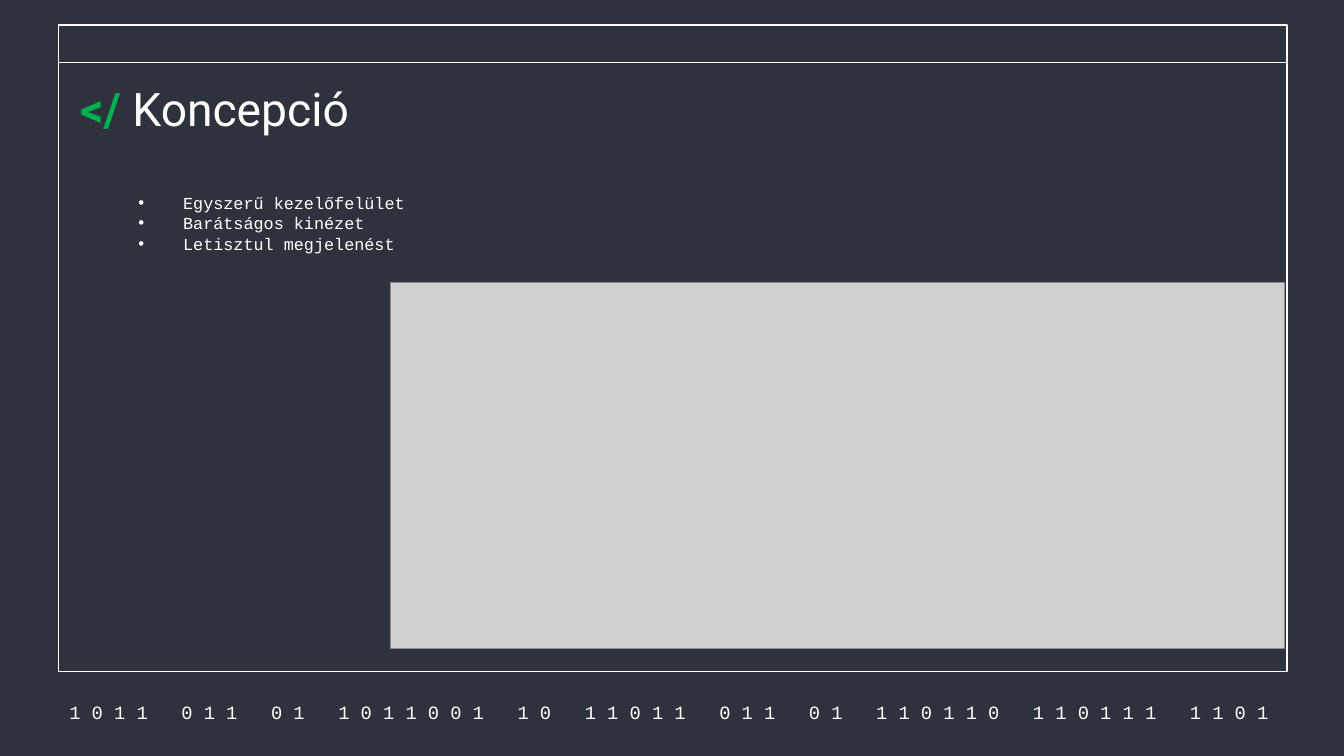
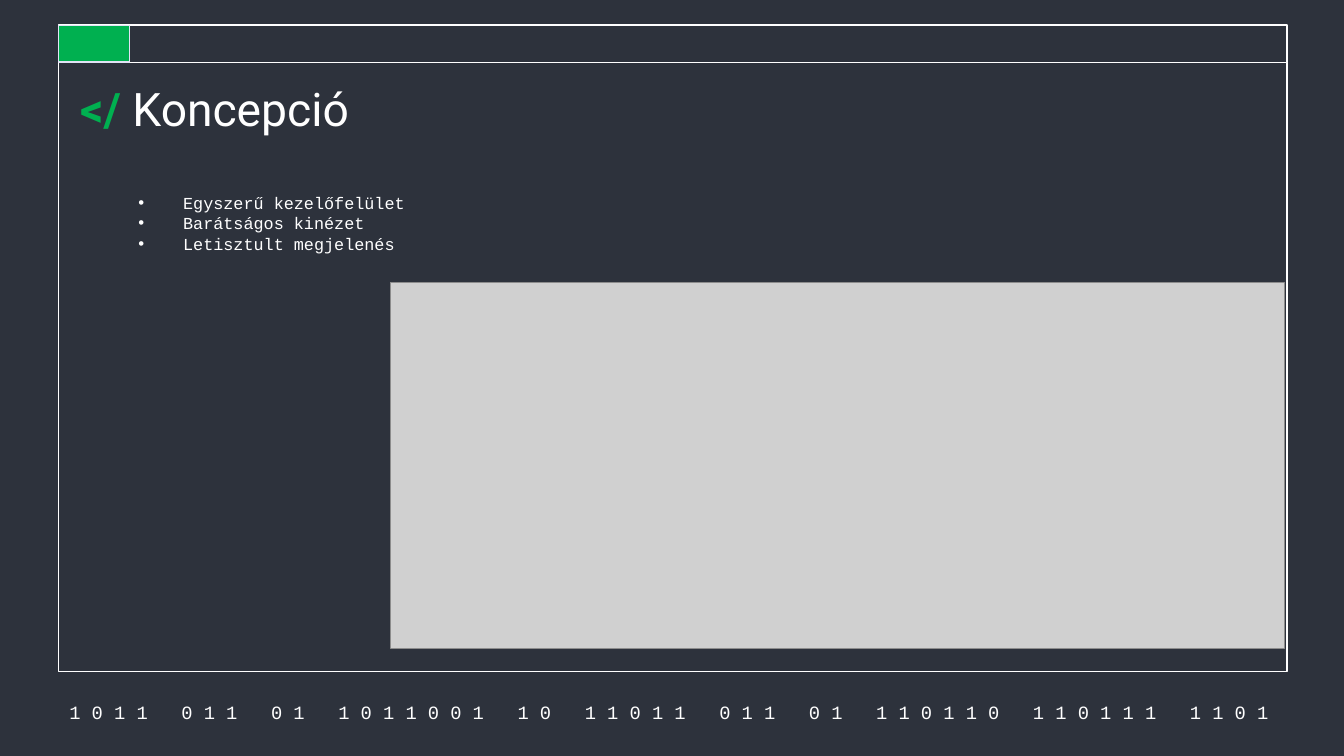
Before and after one commit to Acsilaa/dusza2024-25, a slide deck: slide 13 of Hell yeah ppt.pptx. Drawn at 1344x756 pixels with LibreOffice and Linux fonts; fonts in the diff are those of the drawing; grey boxes stand for pictures. Boxes give left, top, right and bottom in pixels: in the first picture for what was removed or moved away, otherwise in the second. Text is boxed around its words. In the diff, an @@ line names an element or a change of style, - is before the commit and + after.

```diff
--- a/Hell yeah ppt.pptx
+++ b/Hell yeah ppt.pptx
@@ rectangle added at [58,25,129,62], fill #00B050, outline #E2E4F6 1 pt @@
@@ text at [183,238,395,254]: text changed @@
-• Letisztul megjelenést
+• Letisztult megjelenés
```
Also in this commit, not shown: 11 other slides changed.
